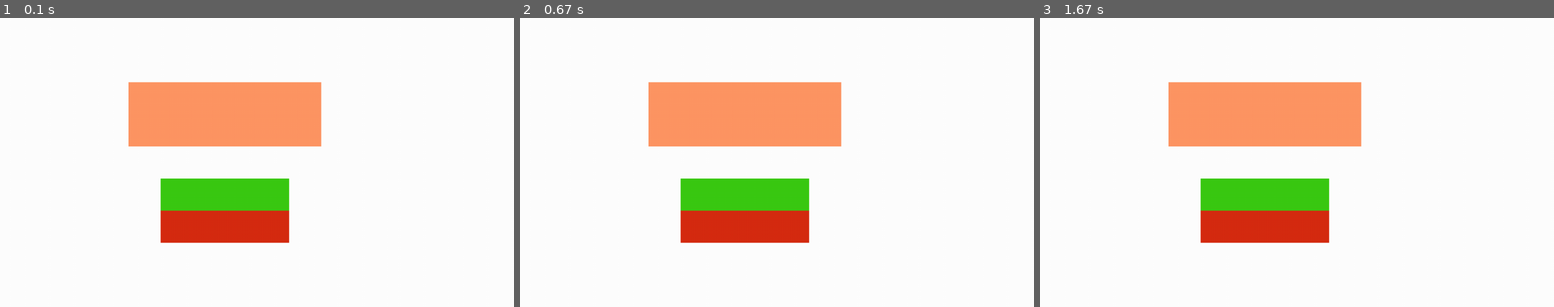
Above: before the commit, frames 1-3 (left to right).
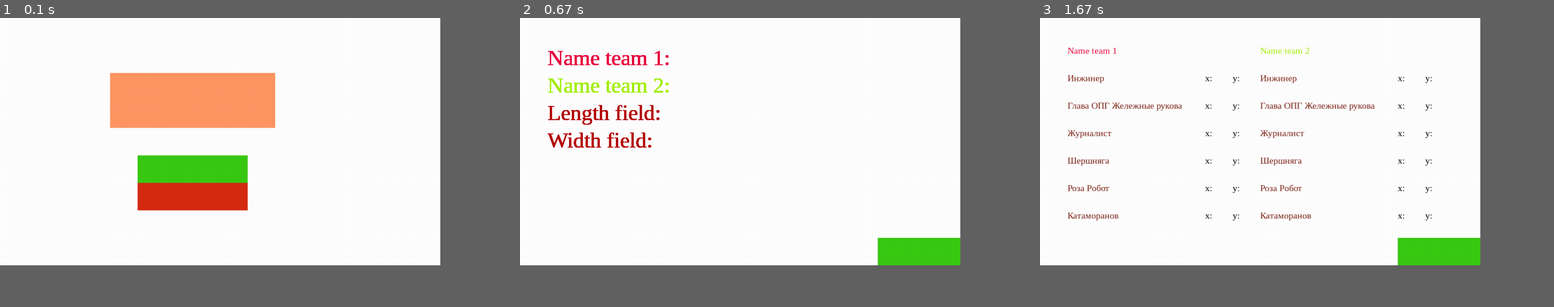
Above: after the commit, the same moments.

Repository: poLLiAziatka/Super-Gaame
Game: pygame game, started from interface.py
The game is run twice, just before and just after one commit, with the same random seed, the same clock (stepped at 60 frames per second) and the same inputs.
Inputs (mouse positions are in pixels of both pictures, inside the frame that each line leads up to):
- Up to frame 1 (0.1 s): no input
- Up to frame 2 (0.67 s): click (710, 168) at 0.38 s
- Up to frame 3 (1.67 s): click (1440, 252) at 0.72 s; click (1440, 252) at 1.05 s
In our replay, the window is 900x506 before the commit and 771x433 after it. These sizes can differ from the game's own. Grey fills any space a smaller window leaves; there, only what the larger window draws over its background counts as a difference.

The runs differ from the first frame. In frame 1, 13% of the frame differs, in the area x 21-63%, y 18-78%; in frame 2, 17%, in the area x 5-86%, y 11-86%; in frame 3, 17%.

Commit message:
окна выбора названий команд, размеров поля, расположения героев

Diff:
--- a/interface.py
+++ b/interface.py
@@ -1,12 +1,14 @@
 import pygame
 
 FPS = 60
-size = 70
+size = 60
 
 background_color = (255, 255, 255)
 name_game_color = (255, 150, 100)
 start_button_color = (58, 202, 19)
 exit_button_color = (214, 44, 17)
+team1_color = (233, 0, 58)
+team2_color = (162, 239, 0)
 
 pygame.init()
 
@@ -14,16 +16,96 @@
 
 sc = pygame.display.set_mode((size * 16, size * 9))
 
-while 1:
-    sc.fill(background_color)
 
-    for i in pygame.event.get():
-        if i.type == pygame.QUIT: exit()
+# Главное меню
+def main_menu():
+    while 1:
+        sc.fill(background_color)
+        pos = pygame.mouse.get_pos()
 
-    pygame.draw.rect(sc, name_game_color, (4 * size, 2 * size, 6 * size, 2 * size))
-    pygame.draw.rect(sc, start_button_color , (5 * size, 5 * size, 4 * size, 1 * size))
-    pygame.draw.rect(sc, exit_button_color, (5 * size, 6 * size, 4 * size, 1 * size))
+        for i in pygame.event.get():
+            if i.type == pygame.QUIT:
+                exit()
+            if i.type == pygame.MOUSEBUTTONDOWN:
+                if i.button == 1:
+                    if 5 * size <= pos[0] <= 9 * size and 5 * size <= pos[1] <= 6 * size:
+                        team_name_and_field_size()
+                    elif 5 * size <= pos[0] <= 9 * size and 6 * size <= pos[1] <= 7 * size:
+                        exit()
+        pygame.draw.rect(sc, name_game_color, (4 * size, 2 * size, 6 * size, 2 * size))
+        pygame.draw.rect(sc, start_button_color, (5 * size, 5 * size, 4 * size, 1 * size))
+        pygame.draw.rect(sc, exit_button_color, (5 * size, 6 * size, 4 * size, 1 * size))
 
-    pygame.display.update()
+        pygame.display.update()
+        clock.tick(FPS)
 
-    clock.tick(FPS)
+
+def team_name_and_field_size():
+    while 1:
+
+        pos = pygame.mouse.get_pos()
+
+        for i in pygame.event.get():
+            if i.type == pygame.QUIT: exit()
+            if i.type == pygame.MOUSEBUTTONDOWN:
+                if i.button == 1:
+                    if 13 * size <= pos[0] <= 16 * size and 8 * size <= pos[1] <= 9 * size:
+                        heroes()
+
+        f1 = pygame.font.SysFont('serif', 48)
+        team1_text = f1.render('Name team 1: ', 1, team1_color)
+        team2_text = f1.render('Name team 2: ', 1, team2_color)
+        fieldx_text = f1.render('Length field: ', 1, (180, 0, 0))
+        fieldy_text = f1.render('Width field: ', 1, (180, 0, 0))
+        sc.blit(team1_text, (size, size))
+        sc.blit(team2_text, (size, 2 * size))
+        sc.blit(fieldx_text, (size, 3 * size))
+        sc.blit(fieldy_text, (size, 4 * size))
+
+        pygame.draw.rect(sc, start_button_color, (13 * size, 8 * size, 3 * size, 1 * size))
+
+        pygame.display.update()
+        clock.tick(FPS)
+
+
+def heroes():
+    while 1:
+
+        sc.fill(background_color)
+
+        pos = pygame.mouse.get_pos()
+
+        for i in pygame.event.get():
+            if i.type == pygame.QUIT: exit()
+            if i.type == pygame.MOUSEBUTTONDOWN:
+                if i.button == 1:
+                    if 13 * size <= pos[0] <= 16 * size and 8 * size <= pos[1] <= 9 * size:
+                        game()
+
+        f1 = pygame.font.SysFont('serif', 20)
+        team1_text = f1.render('Name team 1', 1, team1_color)
+        team2_text = f1.render('Name team 2', 1, team2_color)
+        characters = ['Инжинер', "Глава ОПГ Жележные рукова", "Журналист", "Шершняга", "Роза Робот", "Катаморанов"]
+        sc.blit(team1_text, (size, size))
+        sc.blit(team2_text, (8 * size, size))
+        i = 1
+        for character in characters:
+            i += 1
+            sc.blit(f1.render(character, 1, (123, 32, 21)), (size, i * size))
+            sc.blit(f1.render(character, 1, (123, 32, 21)), (8 * size, i * size))
+            sc.blit(f1.render("x: ", 1, (0, 0, 0)), (6 * size, i * size))
+            sc.blit(f1.render("y: ", 1, (0, 0, 0)), (7 * size, i * size))
+            sc.blit(f1.render("x: ", 1, (0, 0, 0)), (13 * size, i * size))
+            sc.blit(f1.render("y: ", 1, (0, 0, 0)), (14 * size, i * size))
+        i = 1
+
+        pygame.draw.rect(sc, start_button_color, (13 * size, 8 * size, 3 * size, 1 * size))
+        pygame.display.update()
+        clock.tick(FPS)
+
+
+def game():
+    pass
+
+
+main_menu()
